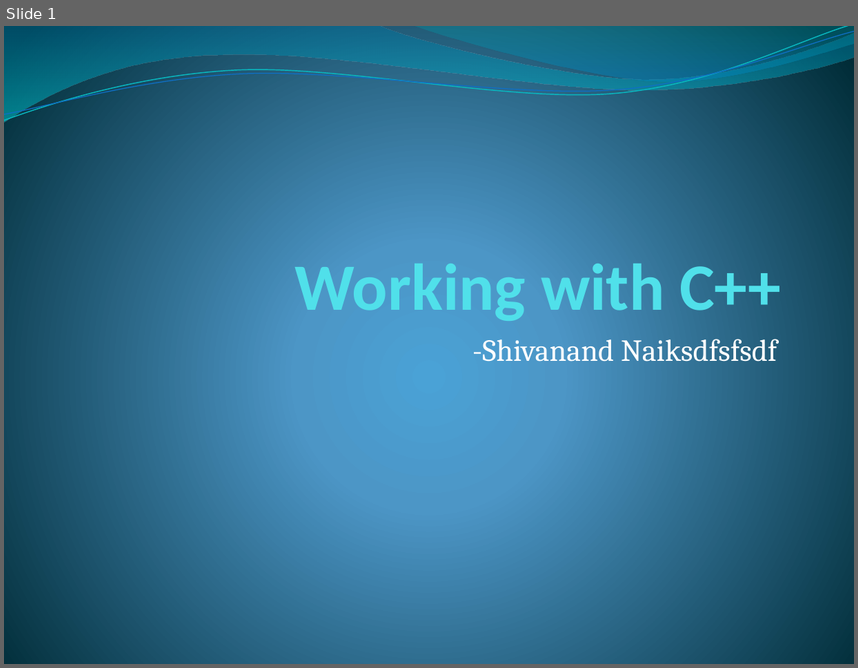
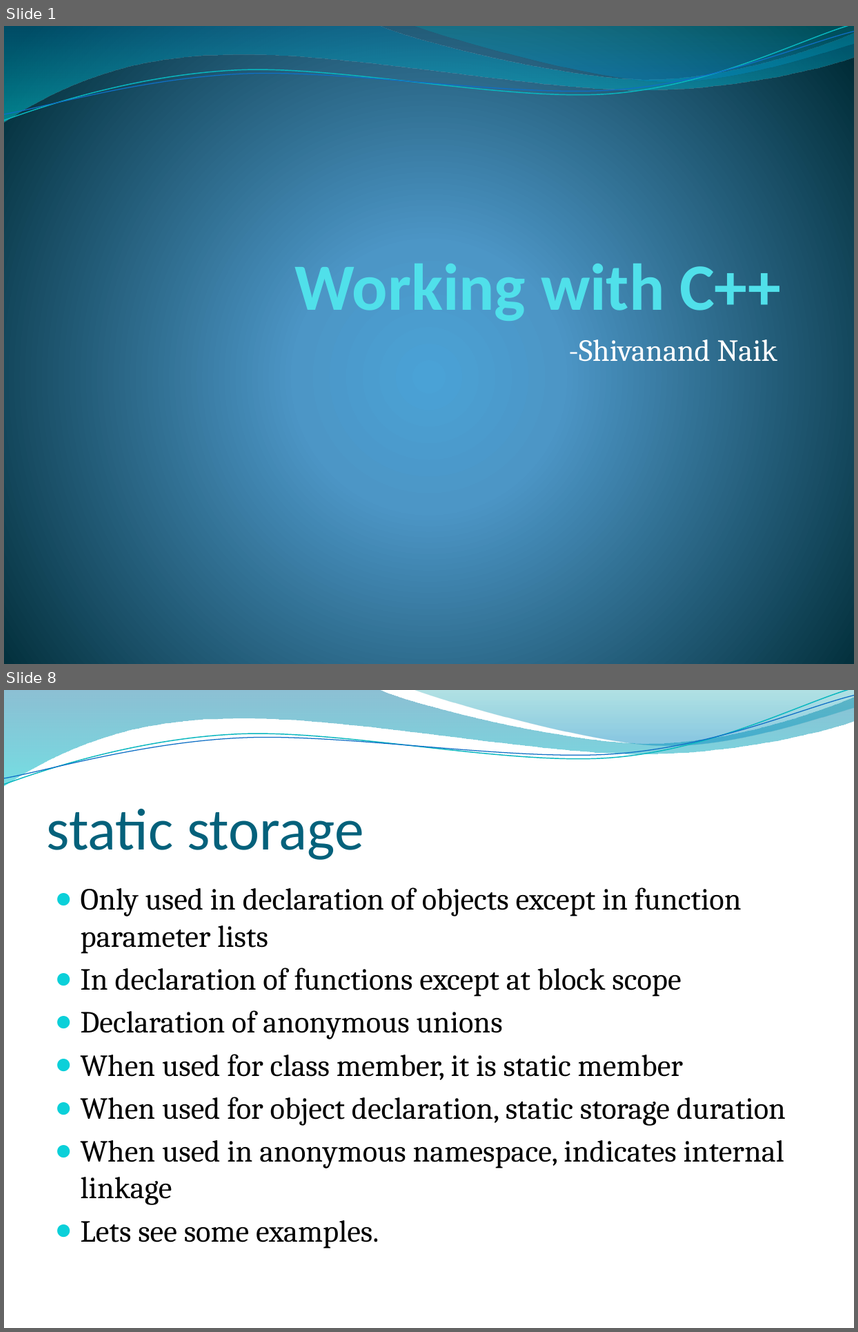
Before and after one commit to shivanandnaik/Presentations, a slide deck: c++.pptx. Shown one above the other, each under a label of ours: slide 1 before the commit, slides 1 and 8 after it; the slides between them are not shown. The pictures are 858x668 and 858x1332 pixels, drawn with LibreOffice and Linux fonts; fonts in the diff are those of the drawing; background and template pictures are left out. Boxes give left, top, right and bottom in pixels: in the first picture for what was removed or moved away, otherwise in the second. Text is boxed around its words. In the diff, an @@ line names an element or a change of style, - is before the commit and + after.

```diff
--- a/c++.pptx
+++ b/c++.pptx
@@ slide 8 added at [4, 690, 854, 1328], background picture (left out); not listed: 4 template elements that a slide beside it also shows @@
@@ title added at [47, 809, 364, 860], 50 pt, text #04617B @@
+static storage
@@ text added at [81, 887, 786, 1248], 26 pt, text #000000 @@
+● Only used in declaration of objects except in function parameter lists
+● In declaration of functions except at block scope
+● Declaration of anonymous unions
+● When used for class member, it is static member
+● When used for object declaration, static storage duration
+● When used in anonymous namespace, indicates internal linkage
+● Lets see some examples.
@@ slide 1 changed as well @@
@@ subtitle at [568, 339, 777, 361]: text changed @@
--Shivanand Naiksdfsfsdf
+-Shivanand Naik
```
Also in this commit, not shown: 1 other slide changed, 23 other slides added.
